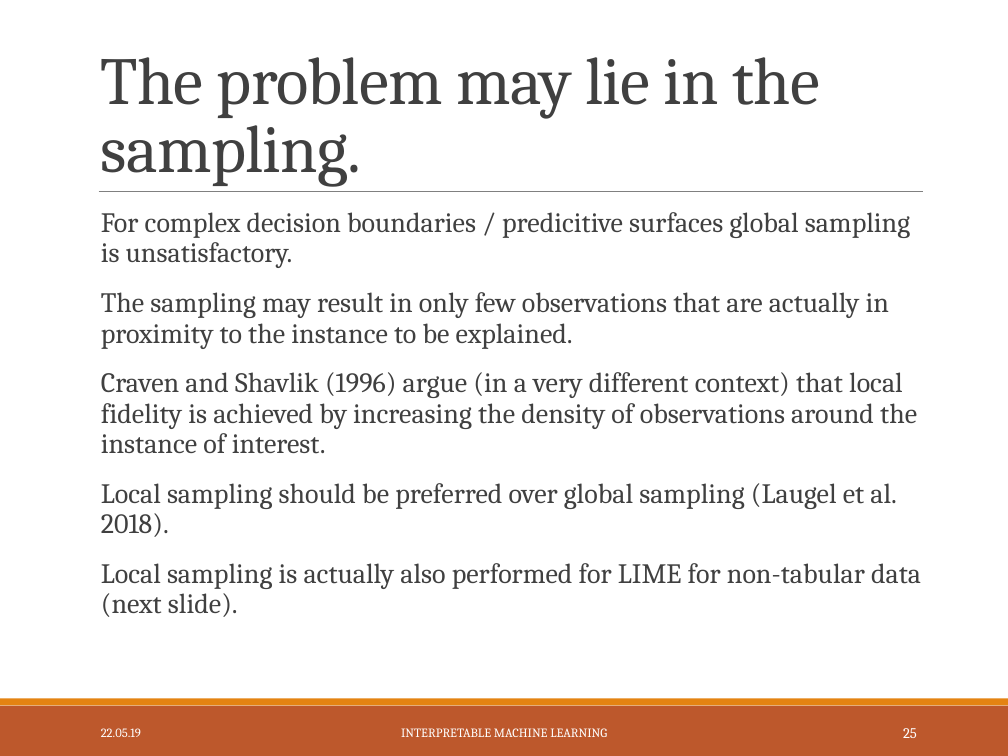
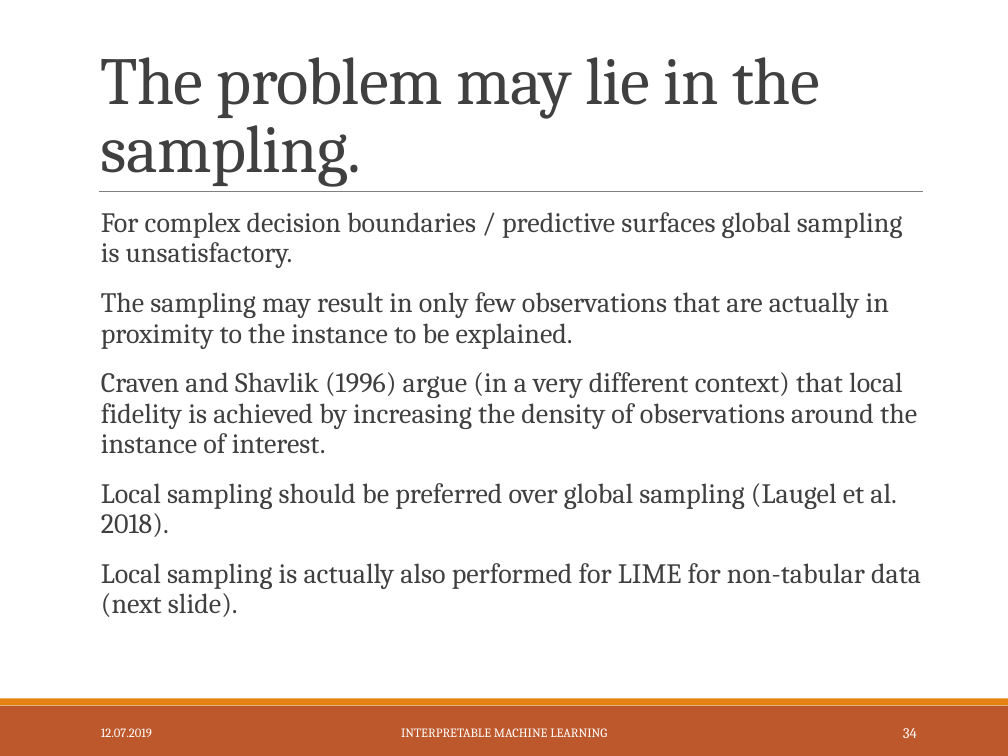
Before and after one commit to slds-lmu/iml_methods_limitations, a slide deck: slide 35 of Slides/LIME-neighbourhood.pptx (slide 26 before the commit). Drawn at 1008x756 pixels with LibreOffice and Linux fonts; fonts in the diff are those of the drawing. Boxes give left, top, right and bottom in pixels: in the first picture for what was removed or moved away, otherwise in the second. Text is boxed around its words. In the diff, an @@ line names an element or a change of style, - is before the commit and + after.

```diff
--- a/Slides/LIME-neighbourhood.pptx
+++ b/Slides/LIME-neighbourhood.pptx
@@ text at <box>101,212,902,268</box>: text changed @@
-  For complex decision boundaries / predicitive surfaces global sampling is unsatisfactory.
+  For complex decision boundaries / predictive surfaces global sampling is unsatisfactory.
@@ text at <box>101,728,152,737</box>: text changed @@
-22.05.19
+12.07.2019
@@ page number at <box>903,728,917,738</box>: text changed @@
-25
+34
```
Also in this commit, not shown: 35 other slides changed.
